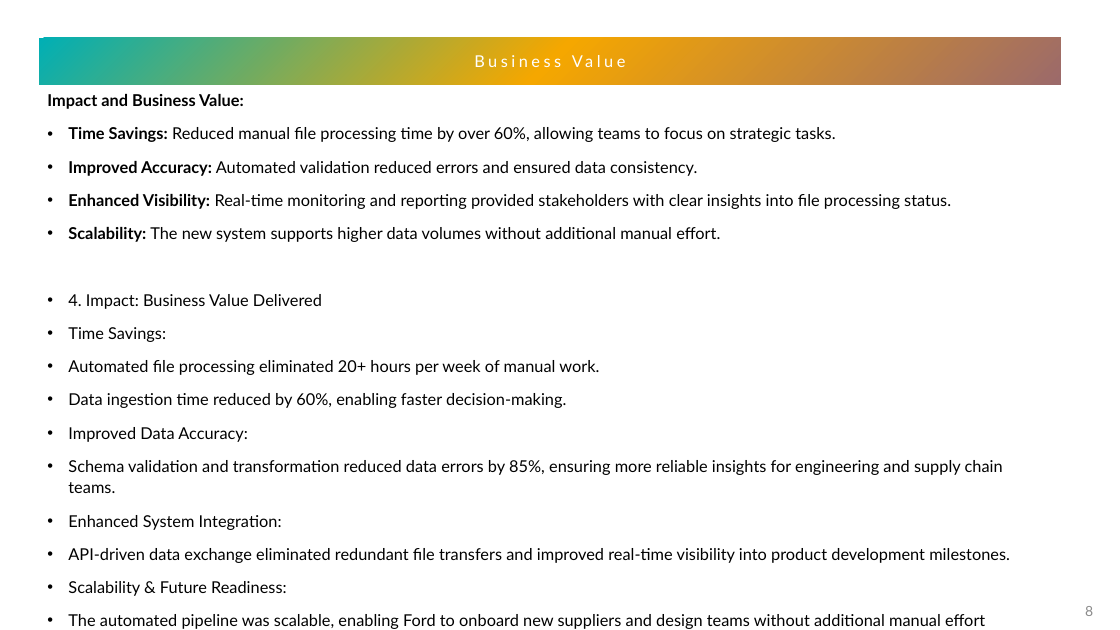
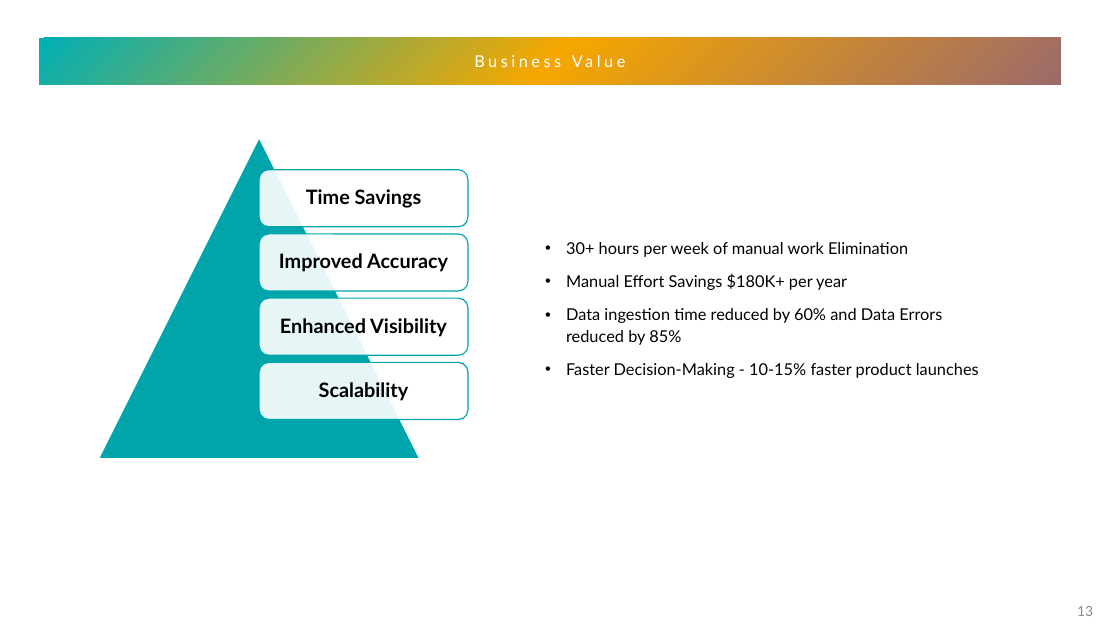
Before and after one commit to scidata-22/case-equity, a slide deck: slide 13 of myWork.pptx (slide 8 before the commit). Drawn at 1120x630 pixels with LibreOffice and Linux fonts; fonts in the diff are those of the drawing. Boxes give left, top, right and bottom in pixels: in the first picture for what was removed or moved away, otherwise in the second. Text is boxed around its words. In the diff, an @@ line names an element or a change of style, - is before the commit and + after.

```diff
--- a/myWork.pptx
+++ b/myWork.pptx
@@ text removed at bbox=[47, 94, 1010, 629] @@
-Impact and Business Value:
-• Time Savings: Reduced manual file processing time by over 60%, allowing teams to focus on strategic tasks.
-• Improved Accuracy: Automated validation reduced errors and ensured data consistency.
-• Enhanced Visibility: Real-time monitoring and reporting provided stakeholders with clear insights into file processing status.
-• Scalability: The new system supports higher data volumes without additional manual effort.
-• 4. Impact: Business Value Delivered
-• Time Savings:
-  • Automated file processing eliminated 20+ hours per week of manual work.
-  • Data ingestion time reduced by 60%, enabling faster decision-making.
-• Improved Data Accuracy:
-  • Schema validation and transformation reduced data errors by 85%, ensuring more reliable insights for engineering and supply chain teams.
-• Enhanced System Integration:
-  • API-driven data exchange eliminated redundant file transfers and improved real-time visibility into product development milestones.
-• Scalability & Future Readiness:
-  • The automated pipeline was scalable, enabling Ford to onboard new suppliers and design teams without additional manual effort
@@ text added at bbox=[566, 242, 979, 378], 14 pt, text #000000 @@
+  • 30+ hours per week of manual work Elimination
+  • Manual Effort Savings $180K+ per year
+  • Data ingestion time reduced by 60% and Data Errors reduced by 85%
+  • Faster Decision-Making - 10-15% faster product launches
@@ group added at bbox=[98, 138, 469, 459]: 4 rounded rectangles, 4 texts, 1 triangle @@
+Time Savings
+Improved Accuracy
+Enhanced Visibility
+Scalability
@@ page number at bbox=[1077, 606, 1093, 616]: text changed @@
-8
+13
```
Also in this commit, not shown: 5 other slides changed, 7 slides added, 3 slides removed.
